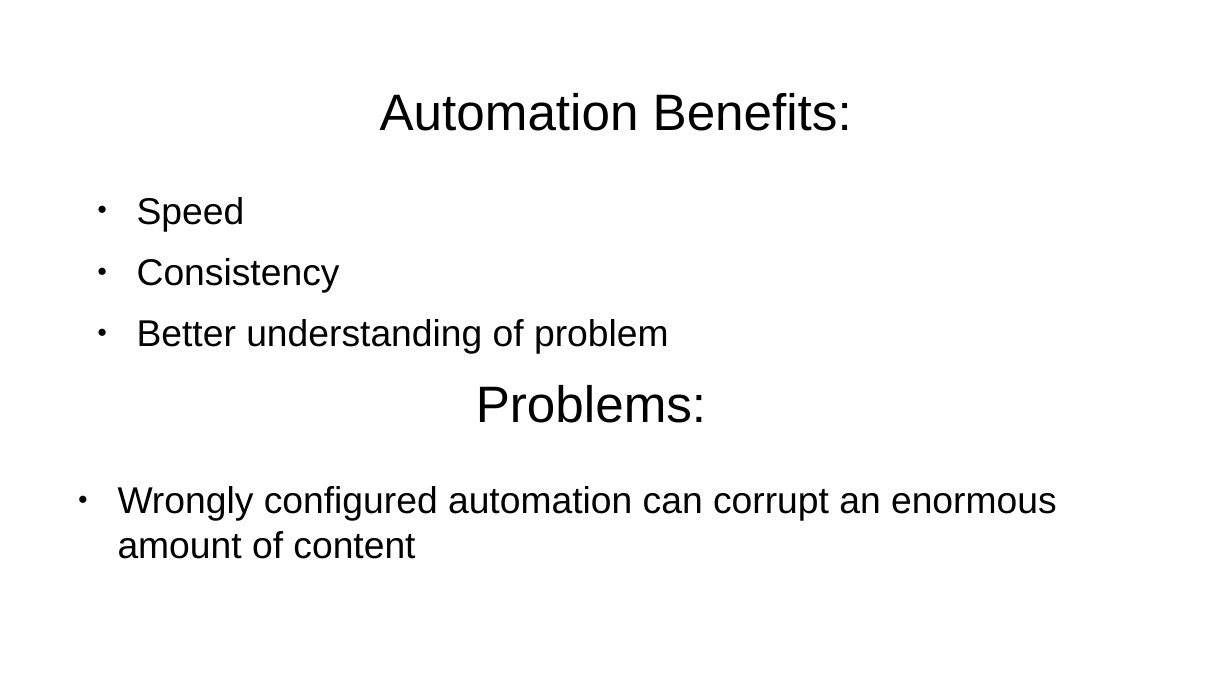
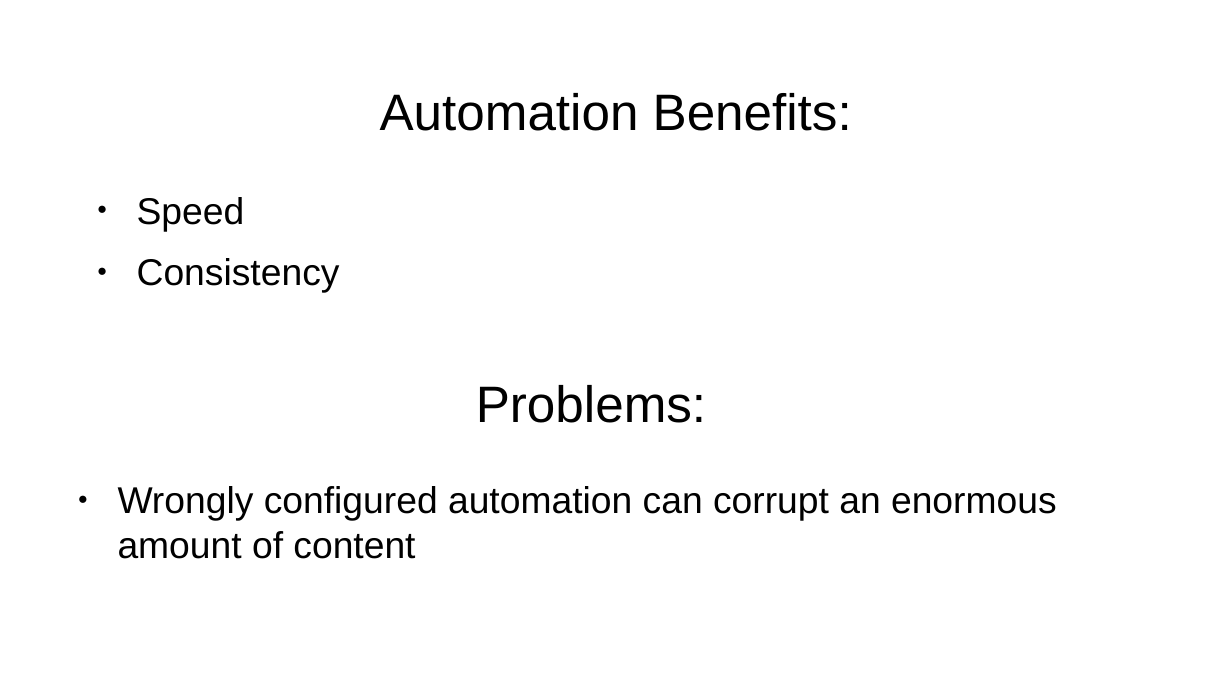
Before and after one commit to oxygenxml/dita-refactoring-examples, a slide deck: slide 7 of restructure-dita.odp (slide 6 before the commit). Drawn at 1232x693 pixels with LibreOffice and Linux fonts; fonts in the diff are those of the drawing; background and template pictures are left out. Boxes give left, top, right and bottom in pixels: in the first picture for what was removed or moved away, otherwise in the second. Text is boxed around its words. In the diff, an @@ line names an element or a change of style, - is before the commit and + after.

```diff
--- a/restructure-dita.odp
+++ b/restructure-dita.odp
@@ text at (137,319,669,354): paragraph removed @@
-● Better understanding of problem
```
Also in this commit, not shown: 3 other slides changed, 2 slides added, 1 slide removed, 9 other files.
